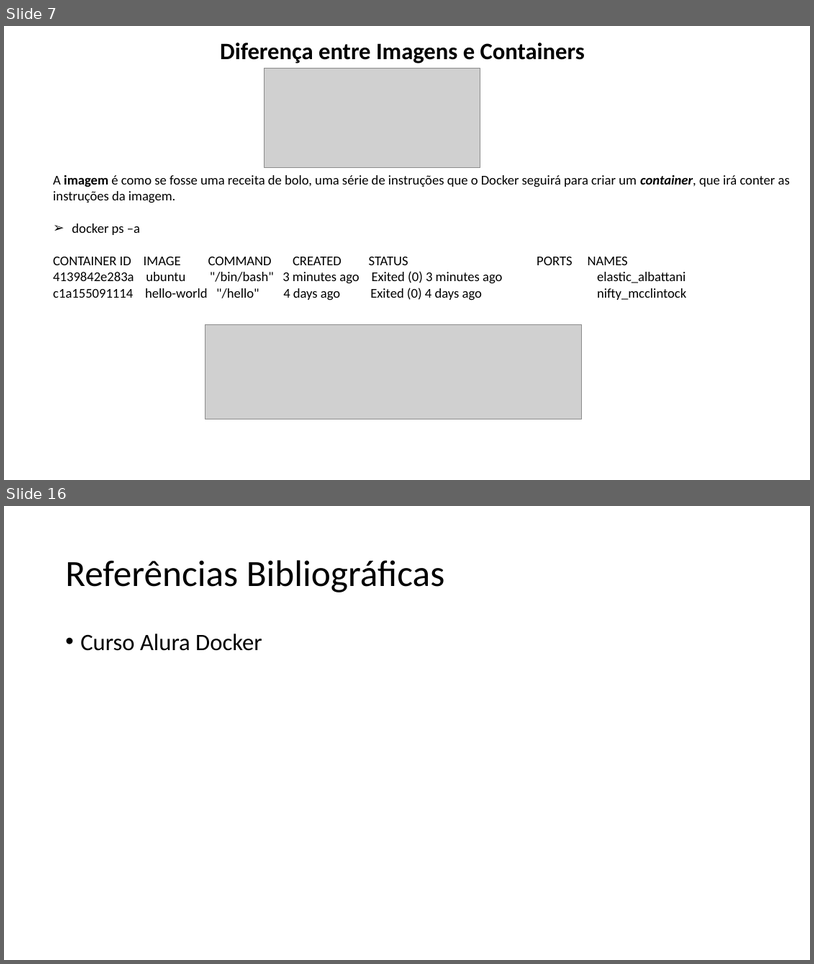
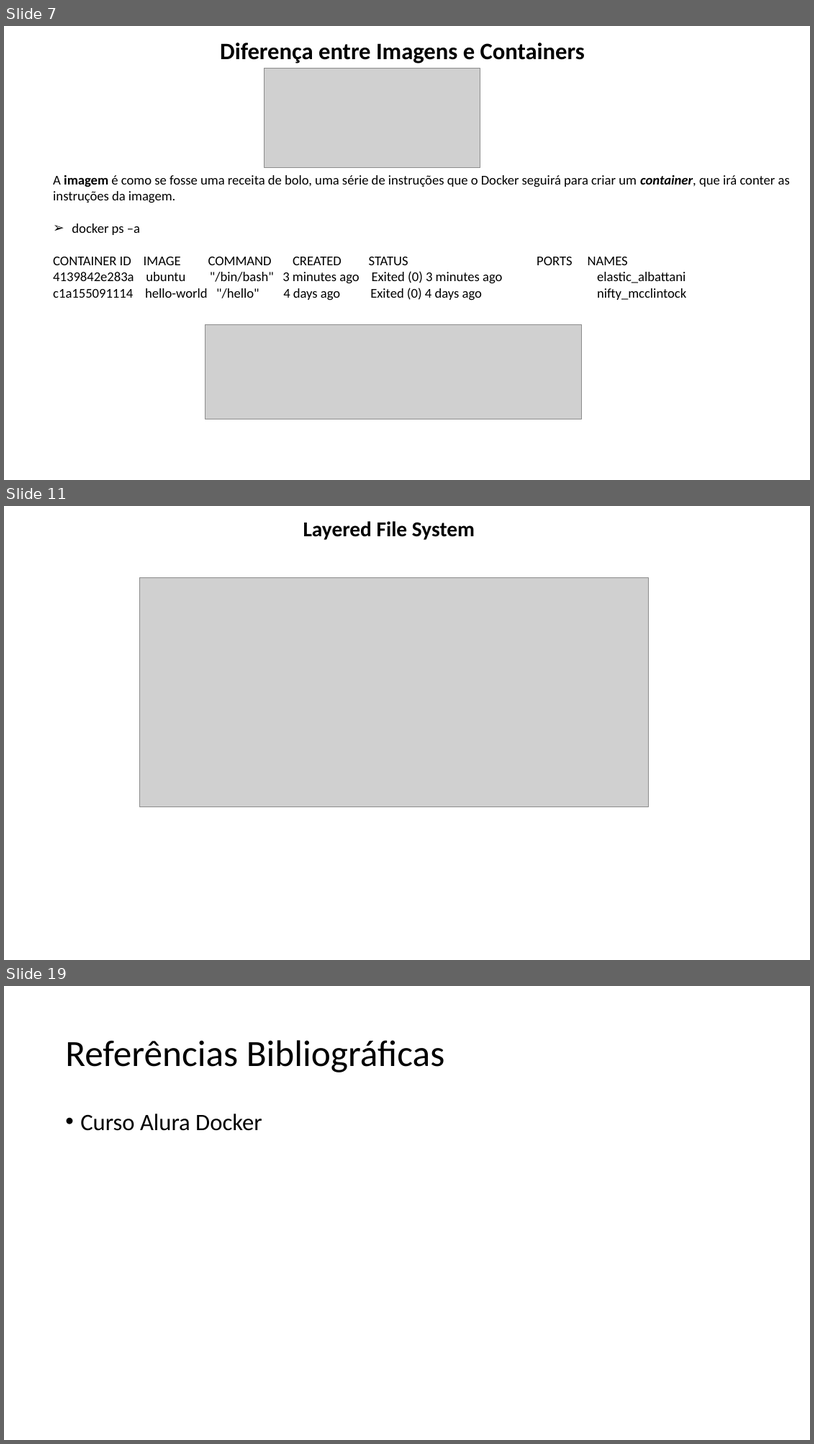
Before and after one commit to lacsousa/learning-docker, a slide deck: docs/docker-resumo.pptx. Shown one above the other, each under a label of ours: slides 7 and 16 before the commit, slides 7, 11 and 19 after it; the slides between them are not shown. The pictures are 814x964 and 814x1444 pixels, drawn with LibreOffice and Linux fonts; fonts in the diff are those of the drawing; grey boxes stand for pictures. Boxes give left, top, right and bottom in pixels: in the first picture for what was removed or moved away, otherwise in the second. Text is boxed around its words. In the diff, an @@ line names an element or a change of style, - is before the commit and + after.

```diff
--- a/docs/docker-resumo.pptx
+++ b/docs/docker-resumo.pptx
@@ slide 11 added at [4,506,810,960], background #FFFFFF @@
@@ title added at [304,521,475,540], 25.2 pt, text #000000, bold @@
+Layered File System
@@ picture added at [140,578,650,807] @@
@@ what was slide 16 is now slide 19 @@
```
Also in this commit, not shown: 1 slide changed, 6 other slides added, 4 slides removed, 2 other files.
